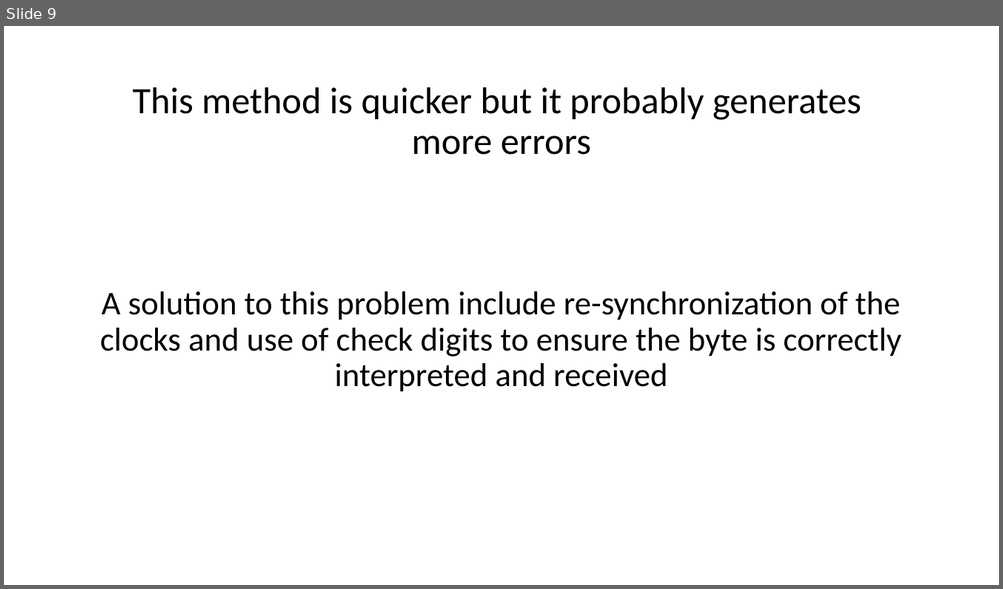
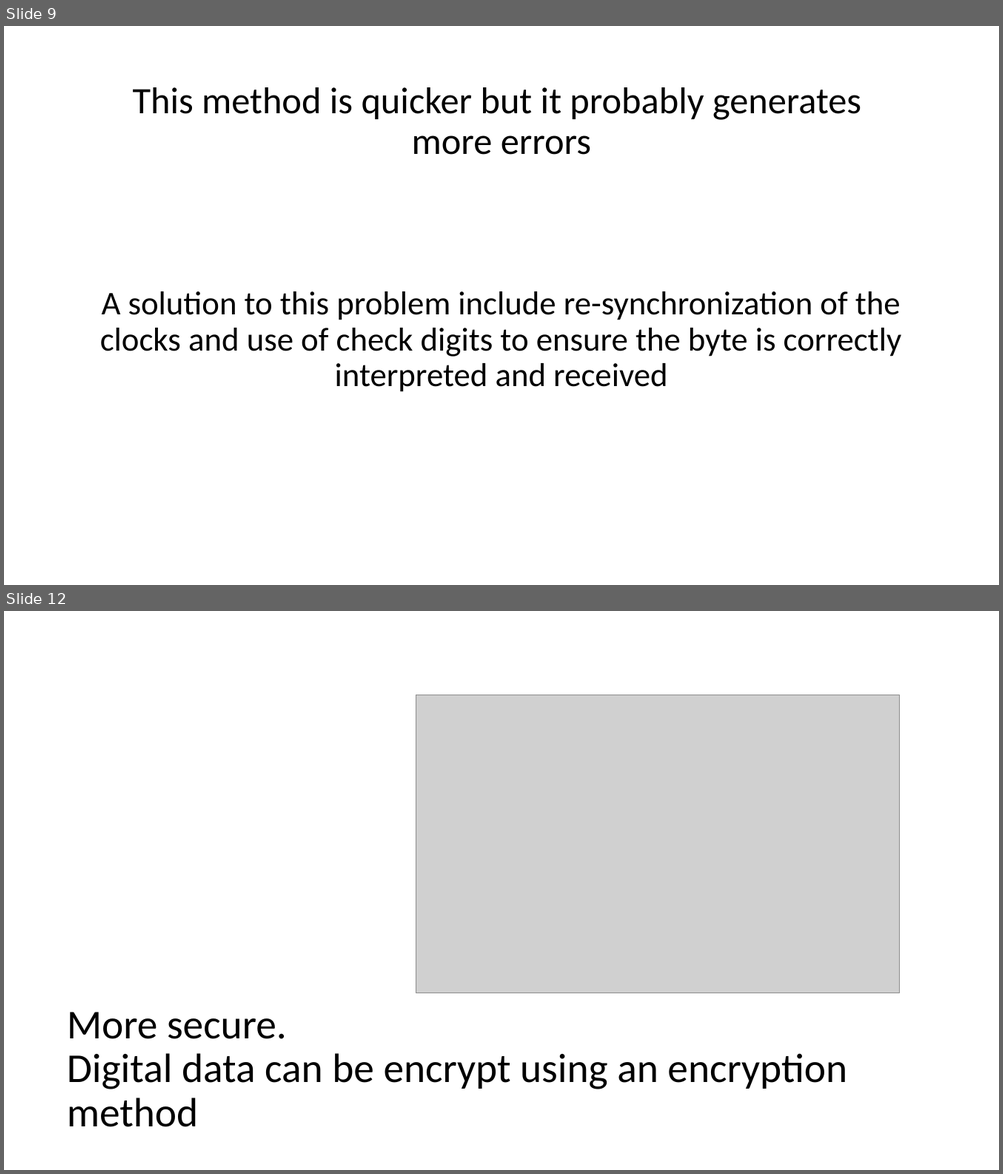
Before and after one commit to fabioZanoncelli/Digital-Communication, a slide deck: digitalCommunication.pptx. Shown one above the other, each under a label of ours: slide 9 before the commit, slides 9 and 12 after it; the slides between them are not shown. The pictures are 1003x589 and 1003x1174 pixels, drawn with LibreOffice and Linux fonts; fonts in the diff are those of the drawing; grey boxes stand for pictures. Boxes give left, top, right and bottom in pixels: in the first picture for what was removed or moved away, otherwise in the second. Text is boxed around its words. In the diff, an @@ line names an element or a change of style, - is before the commit and + after.

```diff
--- a/digitalCommunication.pptx
+++ b/digitalCommunication.pptx
@@ slide 12 added at <box>4,611,999,1170</box>, background #FFFFFF @@
@@ picture added at <box>416,695,899,993</box> @@
@@ title added at <box>67,1012,847,1128</box>, 39.6 pt, text #000000 @@
+More secure.
+Digital data can be encrypt using an encryption method
```
Also in this commit, not shown: 5 other slides added.
